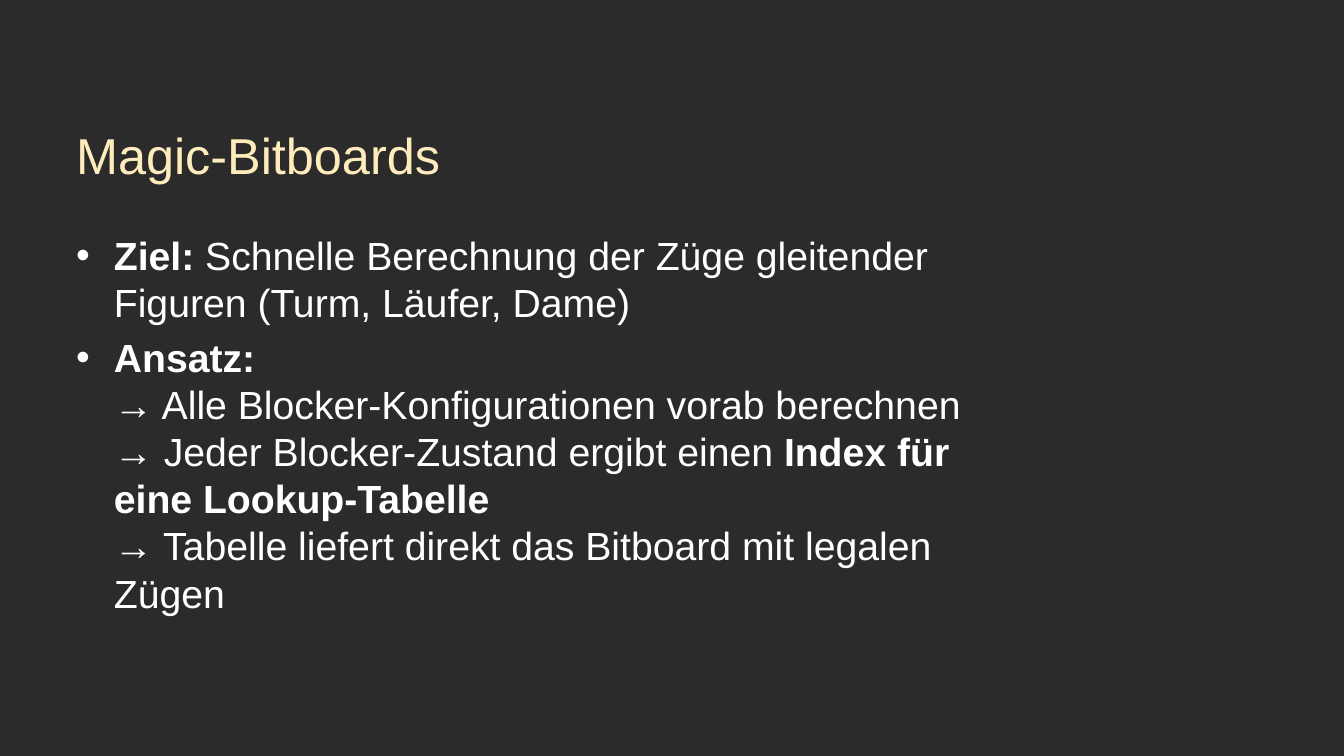
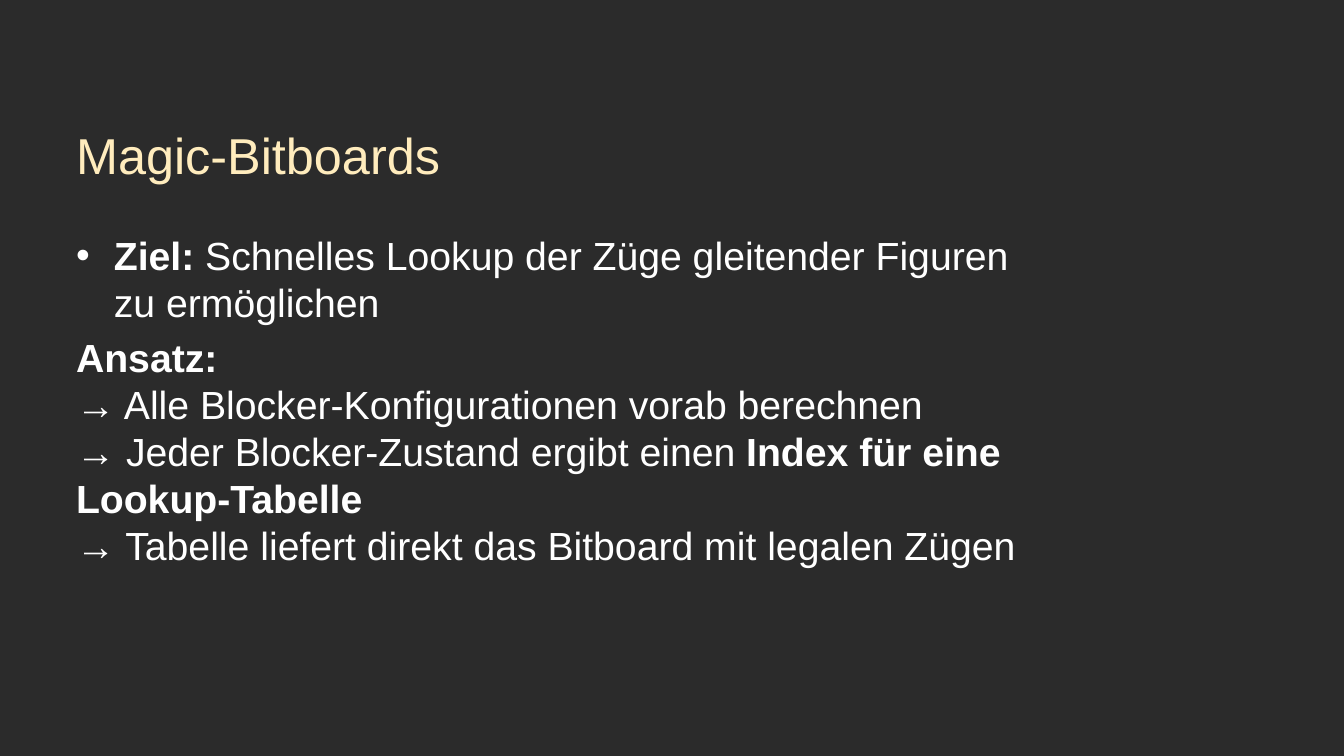
Before and after one commit to mfnomad/chess-cnn, a slide deck: slide 10 of präsentation.pptx (slide 11 before the commit). Drawn at 1344x756 pixels with LibreOffice and Linux fonts; fonts in the diff are those of the drawing; background and template pictures are left out; a plain dark background stands for a picture behind light text. Boxes give left, top, right and bottom in pixels: in the first picture for what was removed or moved away, otherwise in the second. Text is boxed around its words. In the diff, an @@ line names an element or a change of style, - is before the commit and + after.

```diff
--- a/präsentation.pptx
+++ b/präsentation.pptx
@@ text at (x1=114, y1=241, x2=1009, y2=325): text changed @@
-• Ziel: Schnelle Berechnung der Züge gleitender Figuren (Turm, Läufer, Dame)
+• Ziel: Schnelles Lookup der Züge gleitender Figuren zu ermöglichen
@@ text at (x1=76, y1=345, x2=1015, y2=568): bullet • to none @@
```
Also in this commit, not shown: 9 other slides changed, 3 slides removed, 1 other file.
